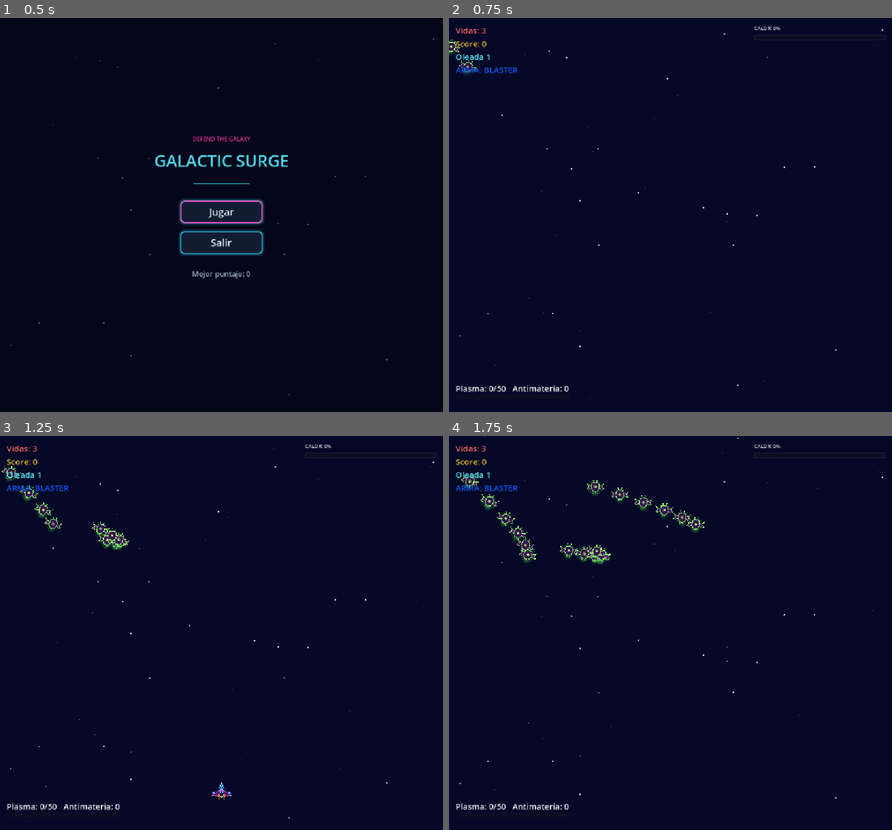
Above: before the commit, frames 1-4 (two rows, left to right).
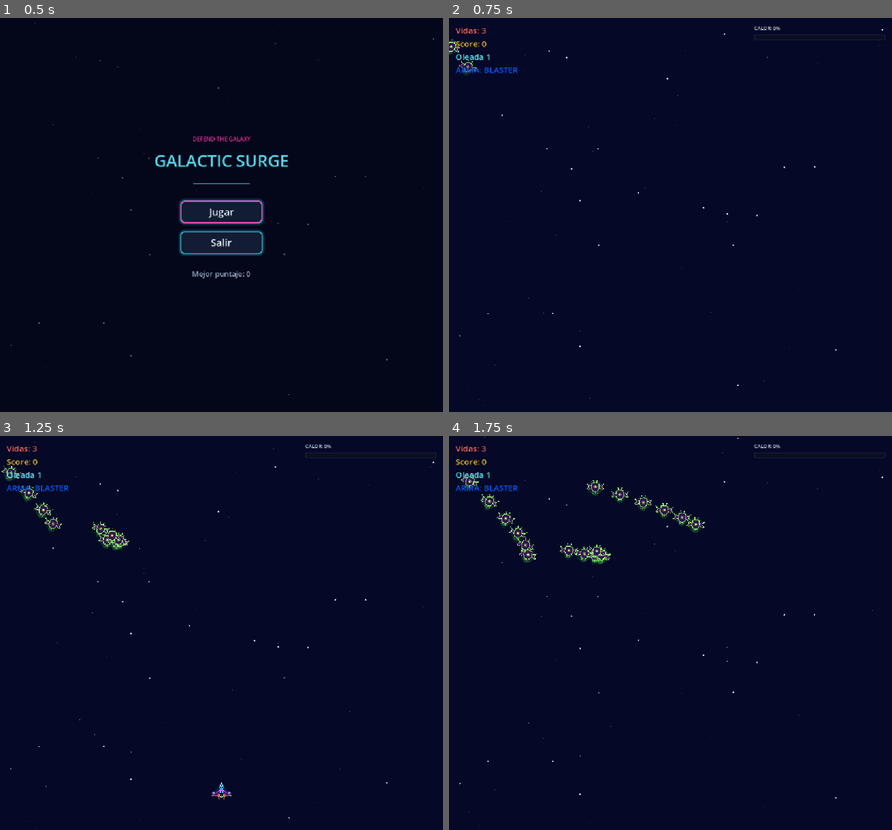
Above: after the commit, the same moments.

Repository: Frank-0511/galactic-surge
Game: Godot game, scene res://scenes/main/main.tscn
Same seed, same stepped clock (60 frames per second), same inputs: the game is played once before the commit and once after it.
Inputs (mouse positions are in pixels of both pictures, inside the frame that each line leads up to):
- Up to frame 1 (0.5 s): no input
- Up to frame 2 (0.75 s): click "Jugar" at 0.5 s
- Up to frame 3 (1.25 s): no input
- Up to frame 4 (1.75 s): tap Enter at 1.25 s; move the mouse to (767, 613) at 1.27 s; hold Right (move_right) from 1.28 s (still down); hold X (antimatter, bound only before the commit) from 1.28 s (still down); click (767, 613) at 1.42 s

Frame 1 is identical in both runs. In frame 2, 0.2% of the frame differs, in the area x 1-27%, y 93-95%; in frame 3, 0.2%; in frame 4, 0.2%.

Commit message:
refactor(etapa-14): quitar células de plasma y antimateria
Se elimina la mecánica de células de plasma (drops, medidor HUD, contador) y la carga de antimateria con la tecla X, que dependía de ellas. Se revierte f52049d en el código, el ADR 012 y los planes de etapas.

Diff:
--- a/project.godot
+++ b/project.godot
@@ -83,11 +83,6 @@
 "events": [Object(InputEventKey,"resource_local_to_scene":false,"resource_name":"","device":-1,"window_id":0,"alt_press …(192 unchanged characters)…
 ]
 }
-antimatter={
-"deadzone": 0.5,
-"events": [Object(InputEventKey,"resource_local_to_scene":false,"resource_name":"","device":-1,"window_id":0,"alt_pressed":false,"shift_pressed":false,"ctrl_pressed":false,"meta_pressed":false,"pressed":false,"keycode":0,"physical_keycode":88,"key_label":0,"unicode":120,"location":0,"echo":false,"script":null)
-]
-}
 
 [rendering]
 
--- a/scenes/effects/visual_feedback.gd
+++ b/scenes/effects/visual_feedback.gd
@@ -53,19 +53,6 @@
 
 
 
-## Full-screen mint flash with a label, used when an antimatter charge detonates.
-func play_antimatter_blast() -> void:
-	var blast: ColorRect = ColorRect.new()
-	blast.color = Color(0.5, 1.0, 0.7, 0.55)
-	blast.set_anchors_preset(Control.PRESET_FULL_RECT)
-	blast.mouse_filter = Control.MOUSE_FILTER_IGNORE
-	$DamageFlashLayer.add_child(blast)
-	var tween: Tween = create_tween()
-	tween.tween_property(blast, "modulate:a", 0.0, 0.5)
-	tween.tween_callback(blast.queue_free)
-	play_text_popup(get_viewport_rect().size * 0.5, "ANTIMATERIA", Color(0.5, 1.0, 0.7))
-
-
 func play_damage_flash() -> void:
 	if is_instance_valid(_flash_tween):
 		_flash_tween.kill()
--- a/scenes/loot/loot_drop.gd
+++ b/scenes/loot/loot_drop.gd
@@ -1,6 +1,6 @@
 # loot_drop.gd
 # Collectible loot item with autonomous fall, sine wave drift, player magnetism,
-# and procedural vector rendering for each powerup, score, and plasma cell type.
+# and procedural vector rendering for 5 distinct powerup/score types.
 
 class_name LootDrop
 extends Area2D
@@ -16,11 +16,7 @@
 	MEDALLION_LASER,
 	POWER_ATOM,
 	RECOVERY_CAPSULE,
-	PLASMA_CELL,
 }
-
-## Number of visual shapes a plasma cell can take: sphere, crystal, prism.
-const PLASMA_CELL_VARIANT_COUNT: int = 3
 
 signal collected(loot_type: Type)
 
@@ -36,7 +32,6 @@
 var _velocity: Vector2 = Vector2.ZERO
 var _elapsed: float = 0.0
 var _collected: bool = false
-var _variant: int = 0
 
 
 func _ready() -> void:
@@ -90,7 +85,6 @@
 	_velocity = Vector2.ZERO
 	_elapsed = 0.0
 	_collected = false
-	_variant = randi() % PLASMA_CELL_VARIANT_COUNT
 	if custom_lifetime > 0.0:
 		lifetime = custom_lifetime
 	elif _type == Type.RECOVERY_CAPSULE:
@@ -149,8 +143,6 @@
 			_draw_power_atom()
 		Type.RECOVERY_CAPSULE:
 			_draw_recovery_capsule()
-		Type.PLASMA_CELL:
-			_draw_plasma_cell()
 
 
 func _get_type_glow_color() -> Color:
@@ -175,8 +167,6 @@
 			return Color(1.0, 0.85, 0.2) # Neon Golden
 		Type.RECOVERY_CAPSULE:
 			return Color(0.1, 0.95, 1.0) # Radiant Cyan
-		Type.PLASMA_CELL:
-			return Color(0.4, 1.0, 0.6) # Plasma Mint
 		_:
 			return Color.WHITE
 
@@ -313,28 +303,3 @@
 	draw_line(Vector2(-3.5, 2), Vector2(0, -4), Color.WHITE, 1.8, true)
 	draw_line(Vector2(0, -4), Vector2(3.5, 2), Color.WHITE, 1.8, true)
 	draw_circle(Vector2(0, -4), 1.5, Color.WHITE)
-
-
-func _draw_plasma_cell() -> void:
-	# Three variants chosen in configure(): sphere, crystal and energy prism
-	var mint: Color = Color(0.4, 1.0, 0.6)
-	match _variant:
-		0:
-			# Sphere with a bright specular highlight
-			draw_circle(Vector2.ZERO, 6.0, mint)
-			draw_circle(Vector2(-2.0, -2.0), 2.0, Color.WHITE)
-		1:
-			# Small crystal: elongated diamond
-			var crystal: PackedVector2Array = PackedVector2Array([
-				Vector2(0, -8), Vector2(4, 0), Vector2(0, 8), Vector2(-4, 0)
-			])
-			draw_colored_polygon(crystal, mint)
-			draw_line(Vector2(0, -8), Vector2(0, 8), Color.WHITE, 1.0, true)
-		_:
-			# Energy prism: triangle with a pulsing core
-			var prism: PackedVector2Array = PackedVector2Array([
-				Vector2(0, -7), Vector2(6, 5), Vector2(-6, 5)
-			])
-			draw_colored_polygon(prism, mint)
-			var core: float = 1.5 + 0.8 * sin(_elapsed * 6.0)
-			draw_circle(Vector2(0, 1), core, Color.WHITE)
--- a/scenes/main/main.gd
+++ b/scenes/main/main.gd
@@ -1,6 +1,6 @@
 # main.gd
 # Coordinates the combat session, navigation states, visual and audio feedback,
-# loot drops, plasma cell meter, antimatter detonations, and wave-transition announcements.
+# loot drops, and wave-transition announcements.
 
 extends Node2D
 
@@ -21,11 +21,6 @@
 const SHIELD_DURATION: float = 10.0
 const NEARBY_SHAKE_RADIUS: float = 220.0
 const EXTRA_LIFE_SCORE_THRESHOLD: int = 1_000_000
-const PLASMA_CELLS_PER_CHARGE: int = 50
-const PLASMA_CELLS_PER_EXTRA_LIFE: int = 100
-const MAX_ANTIMATTER_CHARGES: int = 3
-const ANTIMATTER_ENEMY_DAMAGE: int = 999
-const ANTIMATTER_BOSS_DAMAGE: int = 15
 
 const _RADAR_PHRASES: Array[String] = [
 	"SEÑAL HOSTIL DETECTADA",
@@ -79,8 +74,6 @@
 @export_range(0.0, 1.0, 0.01) var medallion_missile_weight: float = 0.08
 @export_range(0.0, 1.0, 0.01) var medallion_laser_weight: float = 0.08
 @export_range(0.0, 1.0, 0.01) var power_atom_weight: float = 0.11
-## Chance that a destroyed enemy ship also drops a plasma cell.
-@export_range(0.0, 1.0, 0.01) var plasma_cell_drop_chance: float = 0.25
 
 var _session_state: SessionState = SessionState.MAIN_MENU
 var _state_before_pause: SessionState = SessionState.PLAYING
@@ -90,15 +83,6 @@
 var _pending_wave_index: int = 0
 var _last_phrase_index: int = -1
 var _active_boss: Area2D = null
-
-## Plasma cell meter (0 to PLASMA_CELLS_PER_CHARGE - 1), lifetime cell count,
-## and stored antimatter charges for the current session.
-var plasma_cells: int = 0
-var plasma_cells_total: int = 0
-var antimatter_charges: int = 0
-## True only while an antimatter blast is destroying targets, so the kills
-## award score without spawning drops.
-var _antimatter_blasting: bool = false
 
 var _game_layout: GameLayout = GameLayout.new()
 
@@ -180,13 +164,7 @@
 
 
 func _unhandled_input(event: InputEvent) -> void:
-	if event.is_echo():
-		return
-	if event.is_action_pressed(&"antimatter"):
-		if activate_antimatter():
-			get_viewport().set_input_as_handled()
-		return
-	if not event.is_action_pressed(&"pause"):
+	if event.is_echo() or not event.is_action_pressed(&"pause"):
 		return
 	if _session_state == SessionState.PLAYING or _session_state == SessionState.BOSS_BATTLE:
 		pause_session()
@@ -364,11 +342,7 @@
 	_audio_feedback.play_enemy_explosion()
 	if explosion_position.distance_to(_player.global_position) < NEARBY_SHAKE_RADIUS:
 		_camera.shake(3.0, 0.12)
-	if _antimatter_blasting:
-		return
 	_try_spawn_enemy_loot(explosion_position)
-	if randf() < plasma_cell_drop_chance:
-		_spawn_loot(LootDrop.Type.PLASMA_CELL, explosion_position)
 
 
 func _on_asteroid_spawned(asteroid: Area2D) -> void:
@@ -410,7 +384,7 @@
 		_camera.shake(4.0, 0.15)
 
 	# High-HP large asteroids drop resources or power-ups
-	if size_idx == 0 and not _antimatter_blasting:
+	if size_idx == 0:
 		var has_loot: bool = (asteroid != null and asteroid.get("contains_loot") == true)
 		if has_loot or randf() < 0.60:
 			_spawn_loot(_pick_loot_type(), pos)
@@ -604,8 +578,6 @@
 					_visual_feedback.play_level_up(_player.global_position, _player.get_weapon_level() if _player.has_method(&"get_weapon_level") else 1)
 				if _audio_feedback != null and _audio_feedback.has_method(&"play_medallion_collected"):
 					_audio_feedback.play_medallion_collected(target_w)
-		LootDrop.Type.PLASMA_CELL:
-			_collect_plasma_cell()
 		LootDrop.Type.POWER_ATOM, LootDrop.Type.RECOVERY_CAPSULE:
 			if _player.has_method(&"apply_power_atom"):
 				_player.apply_power_atom()
@@ -614,57 +586,6 @@
 			if _visual_feedback != null and _visual_feedback.has_method(&"play_level_up"):
 				_visual_feedback.play_level_up(_player.global_position, _player.get_weapon_level() if _player.has_method(&"get_weapon_level") else 1)
 
-
-
-## Adds one plasma cell to the meter. Every PLASMA_CELLS_PER_CHARGE cells stores
-## one antimatter charge, up to MAX_ANTIMATTER_CHARGES; while the stock is full
-## the meter stays just below full. Every PLASMA_CELLS_PER_EXTRA_LIFE cells in
-## total grants an extra life.
-func _collect_plasma_cell() -> void:
-	plasma_cells_total += 1
-	if plasma_cells_total % PLASMA_CELLS_PER_EXTRA_LIFE == 0:
-		lives = mini(lives + 1, STARTING_LIVES)
-
-	plasma_cells += 1
-	if plasma_cells >= PLASMA_CELLS_PER_CHARGE:
-		if antimatter_charges < MAX_ANTIMATTER_CHARGES:
-			antimatter_charges += 1
-			plasma_cells = 0
-		else:
-			plasma_cells = PLASMA_CELLS_PER_CHARGE - 1
-
-	if _audio_feedback != null and _audio_feedback.has_method(&"play_power_atom_collected"):
-		_audio_feedback.play_power_atom_collected()
-	_update_hud()
-
-
-## Detonates one stored antimatter charge: destroys every enemy and asteroid on
-## screen (without drops) and clears enemy bullets. The boss takes a fixed hit
-## instead. Returns true when a charge was spent.
-func activate_antimatter() -> bool:
-	if antimatter_charges <= 0 or _antimatter_blasting:
-		return false
-	if _session_state != SessionState.PLAYING and _session_state != SessionState.BOSS_BATTLE:
-		return false
-
-	antimatter_charges -= 1
-	_clear_enemy_bullets()
-	_antimatter_blasting = true
-	for target: Node in get_tree().get_nodes_in_group(&"enemies"):
-		if is_instance_valid(target) and target != _active_boss and target.has_method(&"take_damage"):
-			target.take_damage(ANTIMATTER_ENEMY_DAMAGE)
-	_antimatter_blasting = false
-
-	if is_instance_valid(_active_boss):
-		_active_boss.take_damage(ANTIMATTER_BOSS_DAMAGE)
-
-	if _visual_feedback != null and _visual_feedback.has_method(&"play_antimatter_blast"):
-		_visual_feedback.play_antimatter_blast()
-	if _camera != null and _camera.has_method(&"add_trauma"):
-		_camera.add_trauma(0.8)
-	_audio_feedback.play_enemy_explosion()
-	_update_hud()
-	return true
 
 
 func _on_wave_cleared(_wave_index: int) -> void:
@@ -880,10 +801,6 @@
 	score = 0
 	wave = 1
 	_last_extra_life_threshold = 0
-	plasma_cells = 0
-	plasma_cells_total = 0
-	antimatter_charges = 0
-	_antimatter_blasting = false
 	if _player != null and _player.has_method(&"set_weapon_level"):
 		_player.set_weapon_level(1)
 	_session_active = true
@@ -934,7 +851,6 @@
 	_hud.set_lives(lives)
 	_hud.set_score(score)
 	_hud.set_wave(wave)
-	_hud.set_plasma(plasma_cells, PLASMA_CELLS_PER_CHARGE, antimatter_charges)
 	if _hud != null:
 		if _hud.has_method(&"set_active_weapon"):
 			_hud.set_active_weapon(_player.get_weapon() if (_player != null and _player.has_method(&"get_weapon")) else 0)
--- a/scenes/ui/hud.gd
+++ b/scenes/ui/hud.gd
@@ -1,6 +1,6 @@
 # hud.gd
 # Displays player lives, score, wave, boss health bar,
-# barrel overheat status, active combo multipliers, and the plasma meter.
+# barrel overheat status, and active combo multipliers.
 # Emits semantic signals for player retries and menu navigation.
 
 extends CanvasLayer
@@ -40,18 +40,14 @@
 var _current_weapon_type: int = 0
 var _heat_fill_style: StyleBoxFlat = null
 var _overheat_pulse_time: float = 0.0
-var _plasma_label: Label = null
-var _plasma_bar: ProgressBar = null
 
 
 func _ready() -> void:
 	_init_styles()
-	_build_plasma_meter()
 	set_active_weapon(_current_weapon_type)
 	set_weapon_level(1, 0)
 	set_heat(0.0, 100.0, false)
 	set_combo(1, 0, 0.0)
-	set_plasma(0, 50, 0)
 
 
 func _process(delta: float) -> void:
@@ -162,39 +158,6 @@
 	_boss_container.visible = false
 
 
-## Bottom-left meter for plasma cells collected toward the next antimatter
-## charge, plus the number of charges ready to detonate.
-func set_plasma(cells: int, per_charge: int, charges: int) -> void:
-	if _plasma_bar == null or _plasma_label == null:
-		return
-	_plasma_bar.max_value = per_charge
-	_plasma_bar.value = cells
-	_plasma_label.text = "Plasma: %d/%d   Antimateria: %d" % [cells, per_charge, charges]
-
-
-func _build_plasma_meter() -> void:
-	var container: Control = Control.new()
-	container.name = "PlasmaContainer"
-	container.anchor_top = 1.0
-	container.anchor_bottom = 1.0
-	container.offset_left = 16.0
-	container.offset_top = -72.0
-	container.offset_right = 296.0
-	container.offset_bottom = -16.0
-	add_child(container)
-
-	_plasma_label = Label.new()
-	_plasma_label.name = "PlasmaLabel"
-	container.add_child(_plasma_label)
-
-	_plasma_bar = ProgressBar.new()
-	_plasma_bar.name = "PlasmaBar"
-	_plasma_bar.show_percentage = false
-	_plasma_bar.position = Vector2(0.0, 28.0)
-	_plasma_bar.size = Vector2(280.0, 14.0)
-	container.add_child(_plasma_bar)
-
-
 func set_lives(lives: int) -> void:
 	_lives_label.text = "Vidas: %d" % lives
 	lives_changed.emit(lives)
--- a/tests/etapa_14_contract_test.gd
+++ /dev/null
@@ -1,241 +0,0 @@
-# etapa_14_contract_test.gd
-# Contract test harness for Etapa 14: Células de Plasma y Cargas de Antimateria.
-# Verifies:
-# 1. LootDrop exposes the PLASMA_CELL type and picks one of three visual variants.
-# 2. The "antimatter" input action is bound to the X key.
-# 3. Plasma meter: 50 cells store one charge, the meter stays below full when the
-#    charge stock is full, and every 100 cells in total grant an extra life.
-# 4. Antimatter detonation: spends one charge, destroys enemies on screen with
-#    score (no drops), and is refused when no charge is stored.
-# 5. HUD: the plasma meter reflects the current cell count and charges.
-
-extends SceneTree
-
-const LOOT_DROP_SCENE_PATH := "res://scenes/loot/loot_drop.tscn"
-const ASTEROID_SCENE_PATH := "res://scenes/entities/asteroid/asteroid.tscn"
-const MAIN_SCENE_PATH := "res://scenes/main/main.tscn"
-
-const LootDropScript: Script = preload("res://scenes/loot/loot_drop.gd")
-
-
-func _init() -> void:
-	call_deferred("_run_contracts")
-
-
-func _run_contracts() -> void:
-	print("--- INICIANDO CONTRATOS ETAPA 14 ---")
-	var t1: bool = await _assert_plasma_cell_loot_contract()
-	var t2: bool = _assert_antimatter_input_contract()
-	var t3: bool = await _assert_plasma_meter_contract()
-	var t4: bool = await _assert_antimatter_detonation_contract()
-	var t5: bool = await _assert_hud_plasma_meter_contract()
-
-	var all_passed: bool = t1 and t2 and t3 and t4 and t5
-
-	if all_passed:
-		print("ETAPA 14 CONTRACT TESTS: ALL PASSED")
-	else:
-		push_error("ETAPA 14 CONTRACT TESTS: FAILURES DETECTED")
-
-	quit(0 if all_passed else 1)
-
-
-# ---------------------------------------------------------------------------
-# 1. Plasma cell loot type and variants
-# ---------------------------------------------------------------------------
-func _assert_plasma_cell_loot_contract() -> bool:
-	if not ResourceLoader.exists(LOOT_DROP_SCENE_PATH):
-		push_error("Missing loot drop scene: %s" % LOOT_DROP_SCENE_PATH)
-		return false
-
-	var packed: PackedScene = load(LOOT_DROP_SCENE_PATH) as PackedScene
-	var loot: Area2D = packed.instantiate() as Area2D
-	root.add_child(loot)
-	await process_frame
-
-	loot.call("configure", LootDropScript.Type.PLASMA_CELL, Vector2(200, 200))
-	await process_frame
-
-	if loot.call("get_type") != LootDropScript.Type.PLASMA_CELL:
-		push_error("LootDrop must keep the PLASMA_CELL type after configure()")
-		loot.queue_free()
-		return false
-
-	var variant: int = loot.get("_variant")
-	if variant < 0 or variant >= LootDropScript.PLASMA_CELL_VARIANT_COUNT:
-		push_error("Plasma cell variant must be in [0, %d)" % LootDropScript.PLASMA_CELL_VARIANT_COUNT)
-		loot.queue_free()
-		return false
-
-	loot.queue_free()
-	await process_frame
-	return true
-
-
-# ---------------------------------------------------------------------------
-# 2. Input binding
-# ---------------------------------------------------------------------------
-func _assert_antimatter_input_contract() -> bool:
-	if not InputMap.has_action(&"antimatter"):
-		push_error("Input action 'antimatter' must exist in project.godot")
-		return false
-
-	for event: InputEvent in InputMap.action_get_events(&"antimatter"):
-		var key_event: InputEventKey = event as InputEventKey
-		if key_event != null and key_event.physical_keycode == KEY_X:
-			return true
-
-	push_error("Input action 'antimatter' must be bound to the X key")
-	return false
-
-
-# ---------------------------------------------------------------------------
-# 3. Plasma meter conversion, cap, and extra life
-# ---------------------------------------------------------------------------
-func _assert_plasma_meter_contract() -> bool:
-	var main: Node2D = await _spawn_main()
-	if main == null:
-		return false
-
-	main.call("reset_session")
-	await process_frame
-
-	for i: int in range(49):
-		main.call("_on_loot_collected", LootDropScript.Type.PLASMA_CELL)
-	if main.get("antimatter_charges") != 0 or main.get("plasma_cells") != 49:
-		push_error("49 plasma cells must fill the meter without storing a charge")
-		main.queue_free()
-		return false
-
-	main.call("_on_loot_collected", LootDropScript.Type.PLASMA_CELL)
-	if main.get("antimatter_charges") != 1 or main.get("plasma_cells") != 0:
-		push_error("50 plasma cells must store one antimatter charge and reset the meter")
-		main.queue_free()
-		return false
-
-	# Fill the stock to its cap; the meter must then stay below full
-	for i: int in range(50 * 2):
-		main.call("_on_loot_collected", LootDropScript.Type.PLASMA_CELL)
-	if main.get("antimatter_charges") != 3:
-		push_error("Antimatter charges must reach the cap of 3")
-		main.queue_free()
-		return false
-
-	for i: int in range(50):
-		main.call("_on_loot_collected", LootDropScript.Type.PLASMA_CELL)
-	if main.get("antimatter_charges") != 3 or main.get("plasma_cells") != 49:
-		push_error("At the charge cap the meter must stay at 49 and never store more charges")
-		main.queue_free()
-		return false
-
-	# Extra life every 100 cells in total (lives are capped by STARTING_LIVES)
-	main.call("reset_session")
-	await process_frame
-	main.set("lives", 1)
-	for i: int in range(100):
-		main.call("_on_loot_collected", LootDropScript.Type.PLASMA_CELL)
-	if main.get("lives") != 2:
-		push_error("100 total plasma cells must grant one extra life")
-		main.queue_free()
-		return false
-
-	main.queue_free()
-	await process_frame
-	return true
-
-
-# ---------------------------------------------------------------------------
-# 4. Antimatter detonation
-# ---------------------------------------------------------------------------
-func _assert_antimatter_detonation_contract() -> bool:
-	var main: Node2D = await _spawn_main()
-	if main == null:
-		return false
-
-	main.call("reset_session")
-	await process_frame
-
-	if main.call("activate_antimatter"):
-		push_error("Antimatter must be refused when no charge is stored")
-		main.queue_free()
-		return false
-
-	if not ResourceLoader.exists(ASTEROID_SCENE_PATH):
-		push_error("Missing asteroid scene: %s" % ASTEROID_SCENE_PATH)
-		main.queue_free()
-		return false
-
-	var asteroid: Area2D = (load(ASTEROID_SCENE_PATH) as PackedScene).instantiate() as Area2D
-	main.add_child(asteroid)
-	asteroid.global_position = Vector2(300, 200)
-	main.call("_on_asteroid_spawned", asteroid)
-	await process_frame
-
-	var score_before: int = main.get("score")
-	main.set("antimatter_charges", 1)
-	if not main.call("activate_antimatter"):
-		push_error("Antimatter must detonate when a charge is stored")
-		main.queue_free()
-		return false
-
-	await process_frame
-	if main.get("antimatter_charges") != 0:
-		push_error("Detonation must spend the stored charge")
-		main.queue_free()
-		return false
-	if is_instance_valid(asteroid) and not asteroid.is_queued_for_deletion():
-		push_error("Detonation must destroy enemies and asteroids on screen")
-		main.queue_free()
-		return false
-	if main.get("score") <= score_before:
-		push_error("Enemies destroyed by antimatter must still award score")
-		main.queue_free()
-		return false
-
-	main.queue_free()
-	await process_frame
-	return true
-
-
-# ---------------------------------------------------------------------------
-# 5. HUD plasma meter
-# ---------------------------------------------------------------------------
-func _assert_hud_plasma_meter_contract() -> bool:
-	var main: Node2D = await _spawn_main()
-	if main == null:
-		return false
-
-	main.call("reset_session")
-	await process_frame
-
-	for i: int in range(12):
-		main.call("_on_loot_collected", LootDropScript.Type.PLASMA_CELL)
-
-	var hud: CanvasLayer = main.get_node_or_null("HUD") as CanvasLayer
-	var bar: ProgressBar = hud.find_child("PlasmaBar", true, false) as ProgressBar if hud != null else null
-	if bar == null:
-		push_error("HUD must contain the PlasmaBar meter")
-		main.queue_free()
-		return false
-	if int(bar.value) != 12 or int(bar.max_value) != 50:
-		push_error("HUD plasma meter must show 12/50 after 12 cells, got %d/%d" % [int(bar.value), int(bar.max_value)])
-		main.queue_free()
-		return false
-
-	main.queue_free()
-	await process_frame
-	return true
-
-
-# ---------------------------------------------------------------------------
-# Helpers
-# ---------------------------------------------------------------------------
-func _spawn_main() -> Node2D:
-	if not ResourceLoader.exists(MAIN_SCENE_PATH):
-		push_error("Missing Main scene: %s" % MAIN_SCENE_PATH)
-		return null
-	var packed: PackedScene = load(MAIN_SCENE_PATH) as PackedScene
-	var main: Node2D = packed.instantiate() as Node2D
-	root.add_child(main)
-	await process_frame
-	return main
